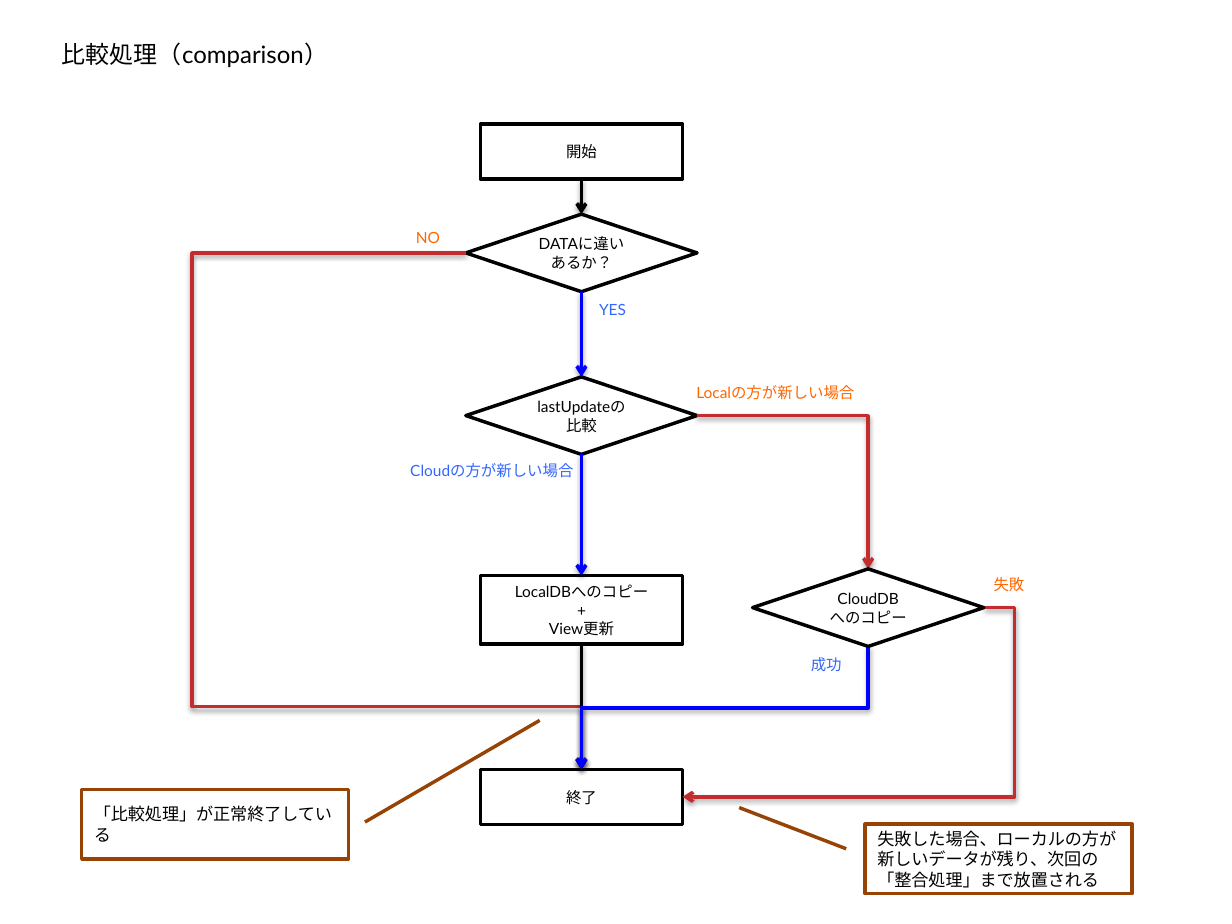
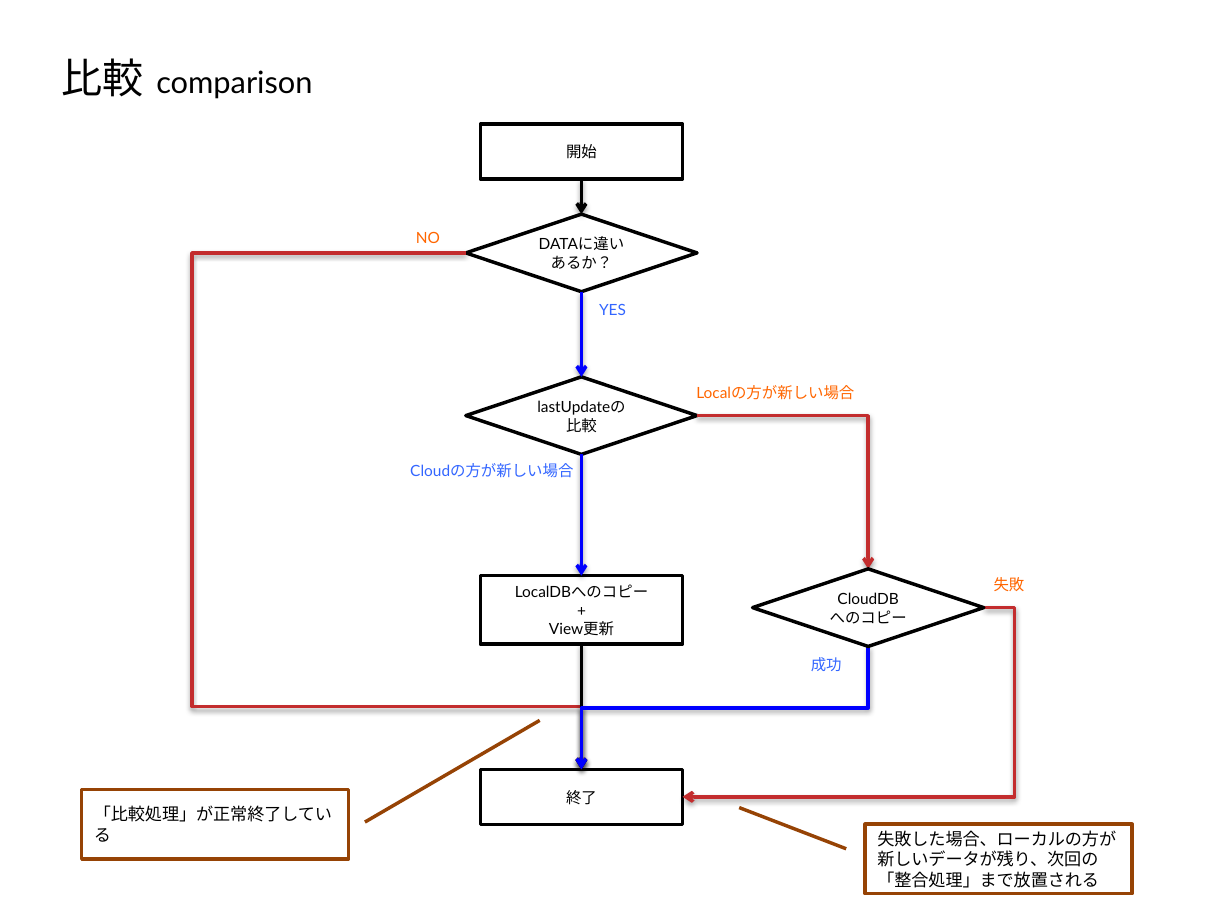
Before and after one commit to furuya02/ToDoApp, a slide deck: slide 15 of doc/ToDoApp.pptx (slide 43 before the commit). Drawn at 1232x924 pixels with LibreOffice and Linux fonts; fonts in the diff are those of the drawing. Boxes give left, top, right and bottom in pixels: in the first picture for what was removed or moved away, otherwise in the second. Text is boxed around its words. In the diff, an @@ line names an element or a change of style, - is before the commit and + after.

```diff
--- a/doc/ToDoApp.pptx
+++ b/doc/ToDoApp.pptx
@@ text at (62, 58, 312, 99): text changed; size 14 to 18 pt @@
-比較処理（comparison）
+比較 comparison
```
Also in this commit, not shown: 7 other slides changed, 8 slides added, 12 slides removed, 3 other files.
